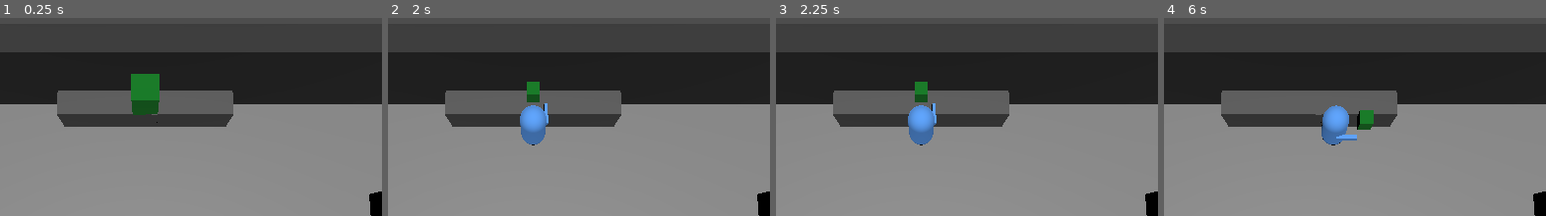
Above: before the commit, frames 1-4 (left to right).
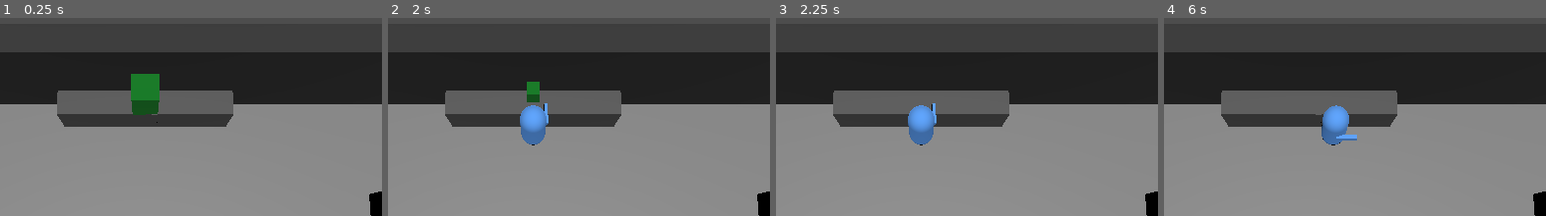
Above: after the commit, the same moments.

Repository: Tedward61194/Overcooked-In-SPAAAAACE
Game: Godot game, scene res://assets/scenes/levels/Sandbox.tscn
The game is run twice, just before and just after one commit, with the same random seed, the same clock (stepped at 60 frames per second) and the same inputs.
Inputs:
- Up to frame 1 (0.25 s): no input
- Up to frame 2 (2 s): tap Enter at 0.5 s; hold W (forward) from 0.53 s (still down); tap F (PickUp) at 0.6, 1.35 s
- Up to frame 3 (2.25 s): keep holding W (forward); tap Space at 2 s; tap F (PickUp) at 2.1 s
- Up to frame 4 (6 s): tap Enter at 2.75, 4.25 s; tap F (PickUp) every 0.75 s from 2.85 to 5.85 s; tap Space at 3.5, 5 s; release W (forward) at 5.78 s; hold D (right) from 5.78 s (still down)
The pictures show only the part of the screen within x 30-80%, y 0-50%; the shares and areas given below are measured in that part.

Frames 1-2 are identical in both runs. In frame 3, 0.3% of the frame differs, in the area x 36-40%, y 32-43%; in frame 4, 0.4%, in the area x 50-55%, y 46-57%.

Commit message:
Refactored pick up and put down logic

Diff:
--- a/assets/scenes/player/Player.tscn
+++ b/assets/scenes/player/Player.tscn
@@ -1,8 +1,6 @@
-[gd_scene load_steps=8 format=3 uid="uid://b7i61x4id5xuj"]
+[gd_scene load_steps=6 format=3 uid="uid://b7i61x4id5xuj"]
 
 [ext_resource type="Script" path="res://assets/scripts/Player/Player.gd" id="1_qjp16"]
-[ext_resource type="Script" path="res://assets/scripts/Player/PlayerHandsReach.gd" id="2_v3w00"]
-[ext_resource type="Script" path="res://assets/scripts/Player/PlayerFeetReach.gd" id="3_w1lj0"]
 
 [sub_resource type="StandardMaterial3D" id="StandardMaterial3D_4j4k5"]
 albedo_color = Color(0.360398, 0.637741, 0.984528, 1)
@@ -43,13 +41,11 @@
 transform = Transform3D(1, 0, 0, 0, 1, 0, 0, 0, 1, 0, 0.5, 0)
 target_position = Vector3(0, 0, -1.5)
 collision_mask = 5
-script = ExtResource("2_v3w00")
 
 [node name="FeetReach" type="RayCast3D" parent="Pivot/BodyMesh"]
 transform = Transform3D(1, 0, 0, 0, 1, 0, 0, 0, 1, 0, -0.5, 0)
 target_position = Vector3(0, 0, -1.5)
 collision_mask = 5
-script = ExtResource("3_w1lj0")
 
 [node name="CollisionShape3d" type="CollisionShape3D" parent="."]
 shape = SubResource("CapsuleShape3D_mhbp5")
--- a/assets/scenes/prototype_blocks/GreenCube.tscn
+++ b/assets/scenes/prototype_blocks/GreenCube.tscn
@@ -23,4 +23,5 @@
 
 [node name="Pickupable" type="Node3D" parent="."]
 script = ExtResource("3_0k360")
+id = 1
 pickup_scene = ExtResource("4_pl8gl")
--- a/assets/scripts/Pickupable.gd
+++ b/assets/scripts/Pickupable.gd
@@ -6,9 +6,12 @@
 @export var pickup_scene : PackedScene
 
 
-func pickup(handPosition : Node3D):
+func pickup(handPosition : Node3D) -> int:
 	if pickup_scene:
 		var inatance = pickup_scene.instantiate()
 		handPosition.add_child(inatance)
 		inatance.set_global_position(handPosition.get_global_position())
 		root.queue_free()
+		return id
+	push_error("Failed to get pickup_scene")
+	return -1
--- a/assets/scripts/Player/Player.gd
+++ b/assets/scripts/Player/Player.gd
@@ -6,8 +6,15 @@
 # config
 var gravity = ProjectSettings.get_setting("physics/3d/default_gravity")
 
+# ref
+@onready var pick_up_position := $Pivot/BodyMesh/Hand/PickUpPosition
+@onready var hand_reach_ray := $Pivot/BodyMesh/HandsReach
+@onready var feet_reach_ray := $Pivot/BodyMesh/FeetReach
+
+
 # logic
-var obj_holding = null
+var obj_in_hands : int = -1
+var hand_looking_at
 
 
 func _ready() -> void:
@@ -18,6 +25,16 @@
 	process_movement(delta)
 
 
+func _process(_delta):
+	check_hand_reach_ray()
+
+
+func _input(_event):
+	if Input.is_action_just_pressed("PickUp"):
+		pick_up_put_down()
+
+
+
 func process_movement(delta) -> void:
 	# Add the gravity.
 	if not is_on_floor():
@@ -25,7 +42,6 @@
 
 	var input_dir = Input.get_vector("left", "right", "forward", "back")
 	var direction = (transform.basis * Vector3(input_dir.x, 0, input_dir.y)).normalized()
-
 
 	if direction:
 		velocity.x = direction.x * SPEED
@@ -38,3 +54,30 @@
 		velocity.z = move_toward(velocity.z, 0, SPEED)
 
 	move_and_slide()
+
+
+
+func check_hand_reach_ray():
+	# Look for hilightable node in front of player
+	# If found highlight it
+	# Update hand_looking_at
+	var col = hand_reach_ray.get_collider()
+	if col != hand_looking_at:
+		if col and col.has_node("Highlightable"):
+			col.get_node("Highlightable").targeted = true
+		if hand_looking_at and hand_looking_at.has_node("Highlightable"):
+			hand_looking_at.get_node("Highlightable").targeted = false
+		hand_looking_at = col
+
+
+func pick_up_put_down():
+	if obj_in_hands == -1: # Hands empty. Try pick up
+		if hand_looking_at != null and hand_looking_at.has_node("Pickupable"):
+			obj_in_hands = hand_looking_at.get_node("Pickupable").pickup(pick_up_position)
+	else: # Try put down
+		var col = feet_reach_ray.get_collider()
+		if col.has_node("PlacementSlot"):
+			var put_down = col.get_node("PlacementSlot").try_put_down(obj_in_hands)
+			if put_down:
+				obj_in_hands = -1
+				pick_up_position.get_child(0).queue_free() # pickup method attached obj as child
--- a/assets/scripts/Player/PlayerFeetReach.gd
+++ /dev/null
@@ -1,43 +0,0 @@
-extends RayCast3D
-
-# refs
-@onready var hands := $"../Hand/PickUpPosition"
-
-
-func _input(event):
-	if Input.is_action_just_pressed("PickUp") and owner.obj_holding != null:
-		put_down()
-
-
-func put_down():
-	var col = get_collider()
-	if col.has_node("PlacementSlot"):
-		var put_down = col.get_node("PlacementSlot").try_put_down(owner.obj_holding)
-		if put_down:
-			owner.obj_holding = null
-			hands.get_child(0).queue_free()
-
-###
-#@onready var pickup_position := $"../Hand/PickUpPosition"
-#
-## logic
-#var looking_at = null
-#var can_pickup = true;
-#
-#
-#func _process(delta):
-#	var col = get_collider()
-#
-#	if col != looking_at:
-#		if col and col.has_node("Highlightable"):
-#				col.get_node("Highlightable").targeted = true
-#		if looking_at and looking_at.has_node("Highlightable"):
-#				looking_at.get_node("Highlightable").targeted = false
-#		looking_at = col
-#
-#
-#func _input(event):
-#	if Input.is_action_just_pressed("PickUp"):
-#		if can_pickup and looking_at and looking_at.has_node("Pickupable"):
-#			looking_at.get_node("Pickupable").pickup(pickup_position)
-#			can_pickup = false
--- a/assets/scripts/Player/PlayerHandsReach.gd
+++ /dev/null
@@ -1,25 +0,0 @@
-extends RayCast3D
-
-# refs
-@onready var pickup_position := $"../Hand/PickUpPosition"
-
-# logic
-var looking_at = null
-
-
-func _process(delta):
-	var col = get_collider()
-
-	if col != looking_at:
-		if col and col.has_node("Highlightable"):
-				col.get_node("Highlightable").targeted = true
-		if looking_at and looking_at.has_node("Highlightable"):
-				looking_at.get_node("Highlightable").targeted = false
-		looking_at = col
-
-
-func _input(event):
-	if Input.is_action_just_pressed("PickUp"):
-		if !owner.obj_holding and looking_at != null and looking_at.has_node("Pickupable"):
-			looking_at.get_node("Pickupable").pickup(pickup_position)
-			owner.obj_holding = looking_at
